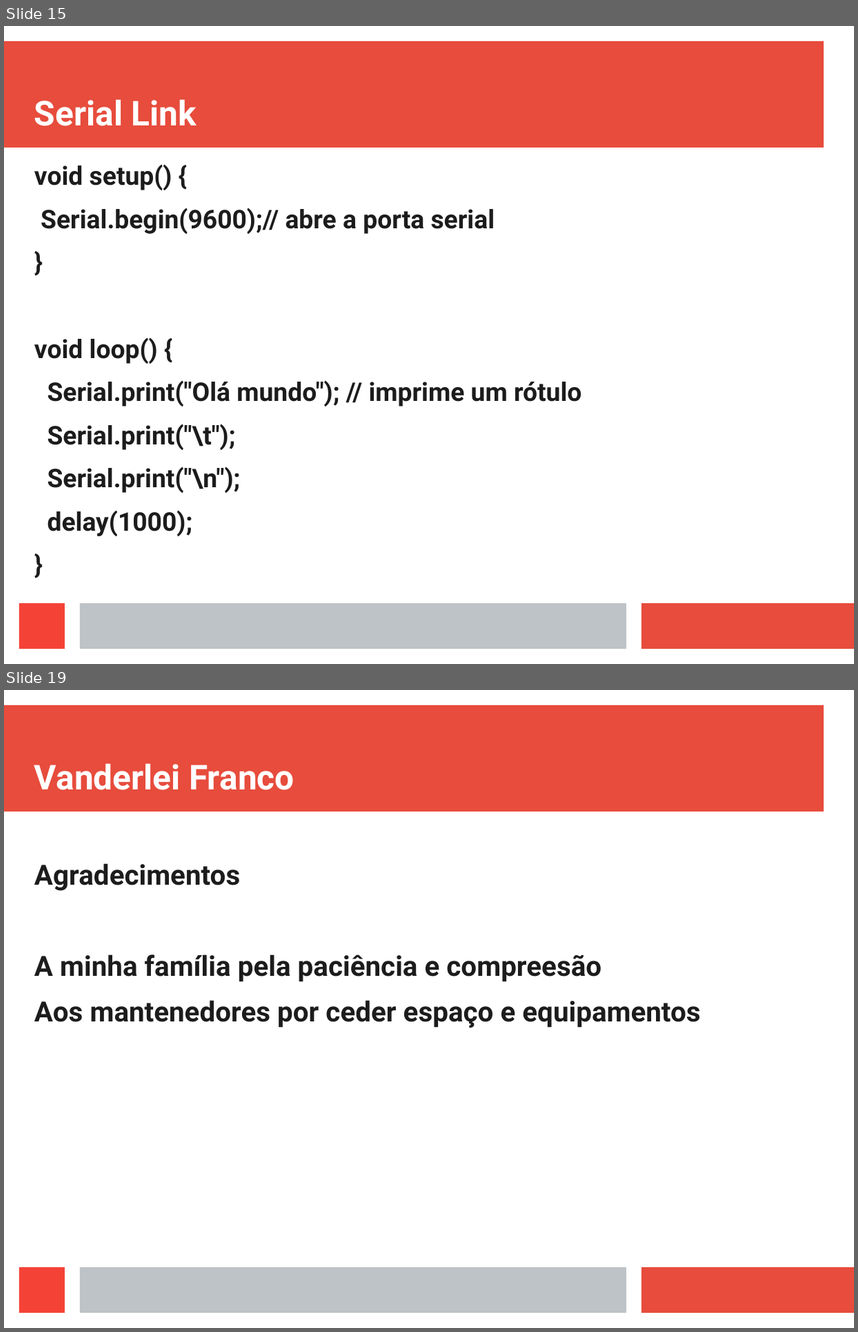
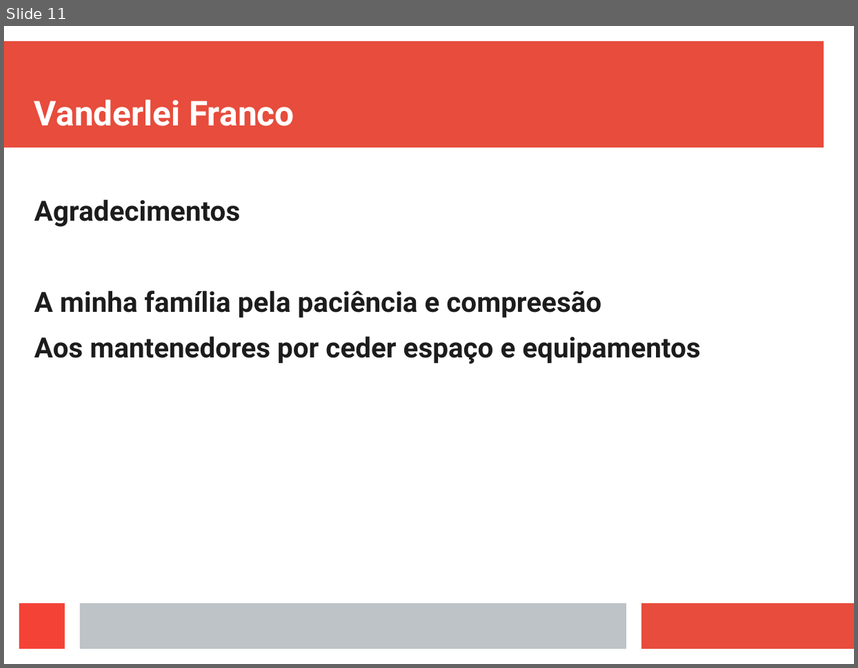
Before and after one commit to vanderfranco/arduino_curso, a slide deck: apr4.odp. Shown one above the other, each under a label of ours: slides 15 and 19 before the commit, slide 11 after it; the slides between them are not shown. The pictures are 858x1332 and 858x668 pixels, drawn with LibreOffice and Linux fonts; fonts in the diff are those of the drawing. Boxes give left, top, right and bottom in pixels: in the first picture for what was removed or moved away, otherwise in the second. Text is boxed around its words. In the diff, an @@ line names an element or a change of style, - is before the commit and + after.

```diff
--- a/apr4.odp
+++ b/apr4.odp
@@ slide 15 removed at box(4, 26, 854, 664), background #FFFFFF; not listed: 4 template elements that a slide beside it also shows @@
@@ title removed at box(34, 99, 197, 126) @@
-Serial Link
@@ text removed at box(34, 164, 582, 536) @@
-void setup() {
-Serial.begin(9600);// abre a porta serial
-}
-void loop() {
-Serial.print("Olá mundo"); // imprime um rótulo
-Serial.print("\t");
-Serial.print("\n");
-delay(1000);
-}
@@ what was slide 19 is now slide 11 @@
```
Also in this commit, not shown: 1 slide changed, 2 slides added, 9 other slides removed, 2 other files.
